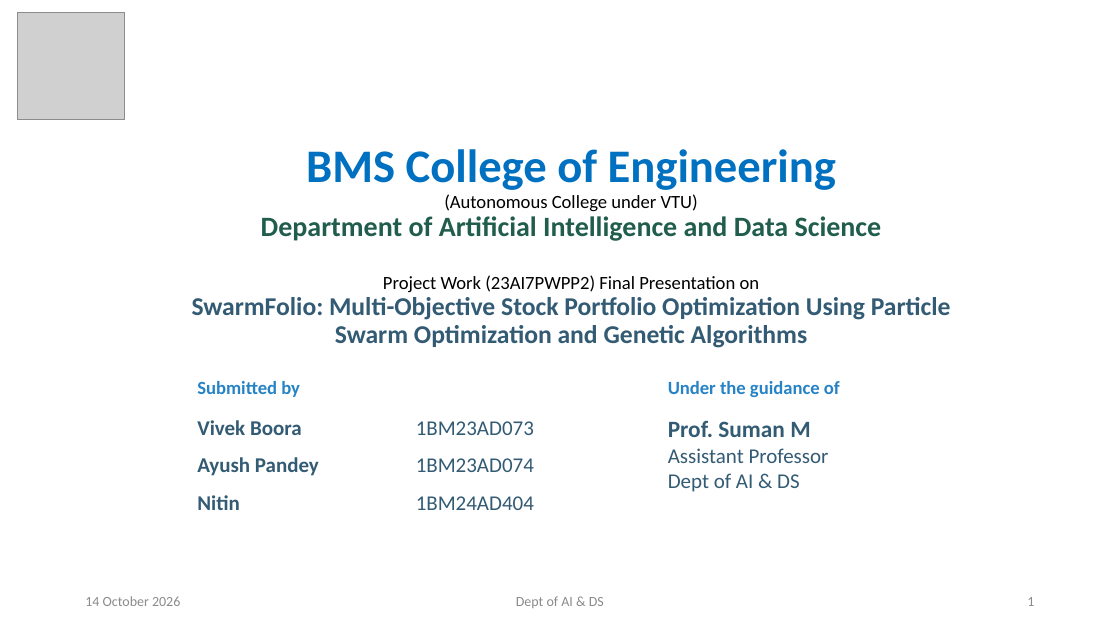
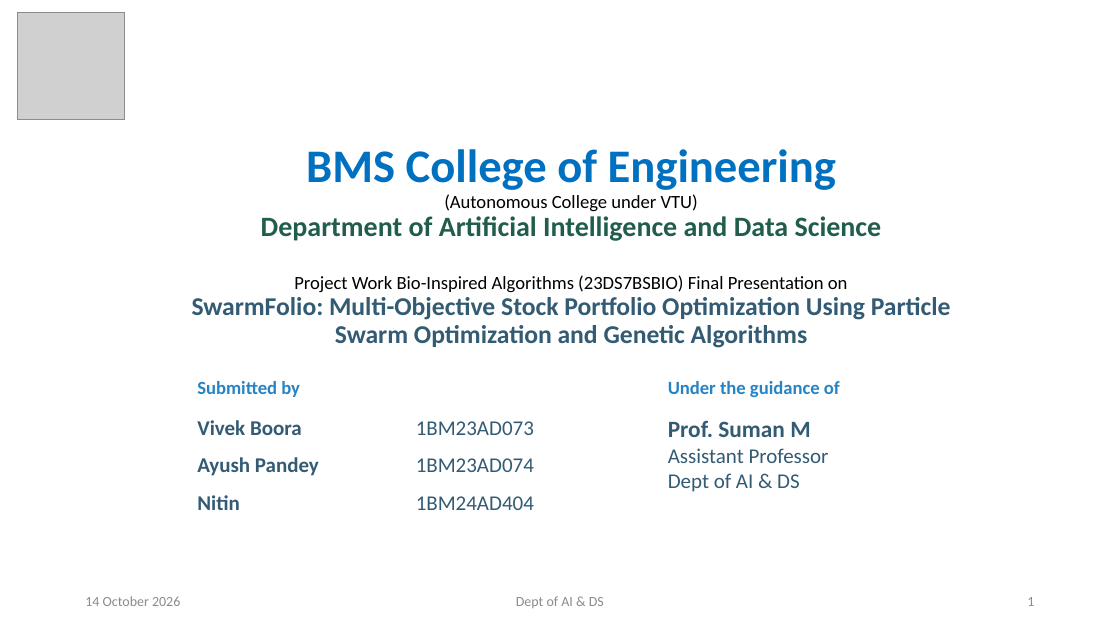
Before and after one commit to NitinHarsur/BIO-AlGO, a slide deck: slide 1 of presentation/SwarmFolio_Final_Presentation.pptx. Drawn at 1120x630 pixels with LibreOffice and Linux fonts; fonts in the diff are those of the drawing; grey boxes stand for pictures. Boxes give left, top, right and bottom in pixels: in the first picture for what was removed or moved away, otherwise in the second. Text is boxed around its words. In the diff, an @@ line names an element or a change of style, - is before the commit and + after.

```diff
--- a/presentation/SwarmFolio_Final_Presentation.pptx
+++ b/presentation/SwarmFolio_Final_Presentation.pptx
@@ title at (x1=192, y1=149, x2=951, y2=348): text changed @@
-BMS College of Engineering
-(Autonomous College under VTU)
-Department of Artificial Intelligence and Data Science
-Project Work (23AI7PWPP2) Final Presentation on
-SwarmFolio: Multi-Objective Stock Portfolio Optimization Using Particle Swarm Optimization and Genetic Algorithms
+BMS College of Engineering
+(Autonomous College under VTU)
+Department of Artificial Intelligence and Data Science
+Project Work Bio-Inspired Algorithms (23DS7BSBIO) Final Presentation on
+SwarmFolio: Multi-Objective Stock Portfolio Optimization Using Particle Swarm Optimization and Genetic Algorithms
```
Also in this commit, not shown: 2 other files.
